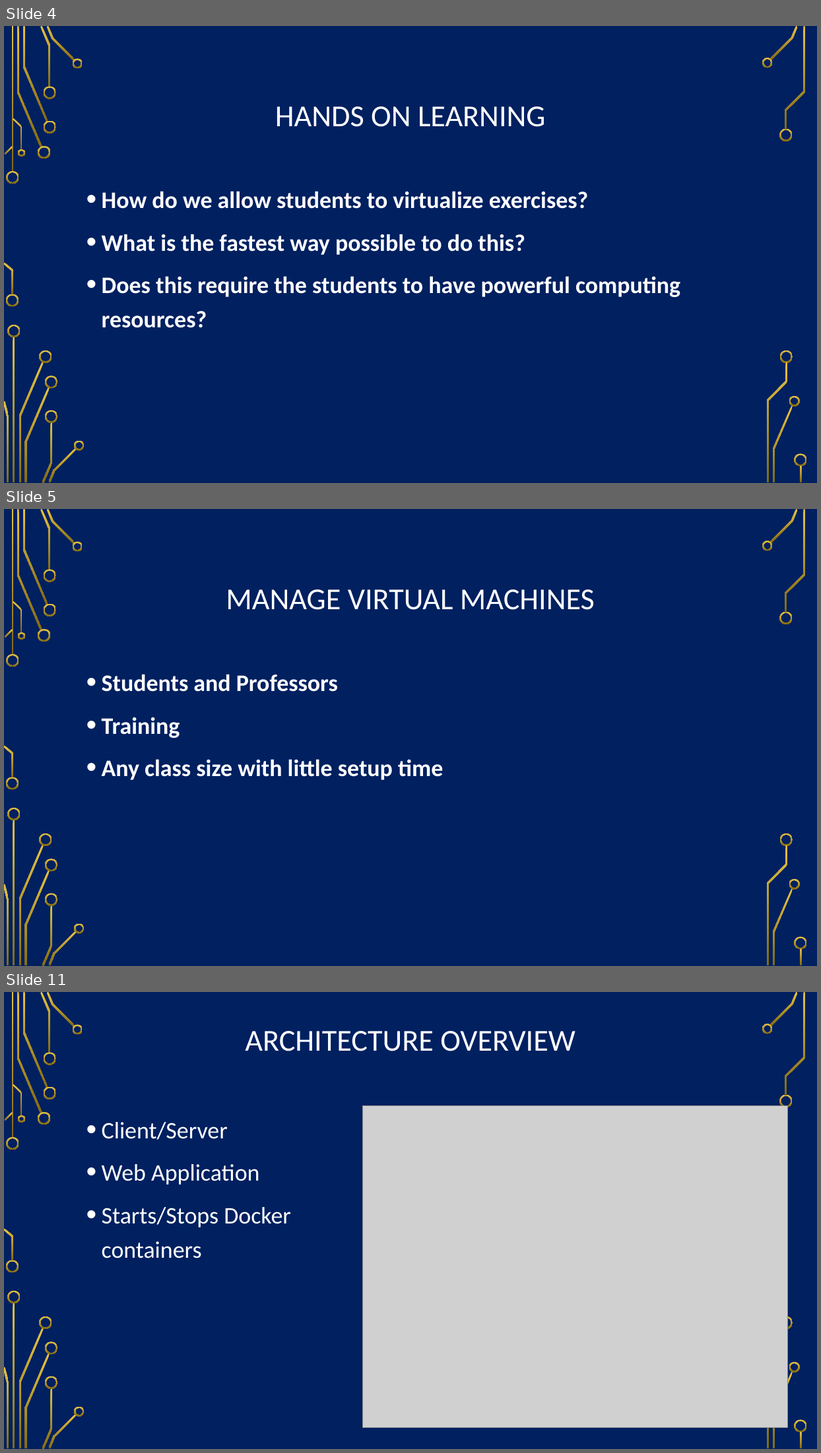
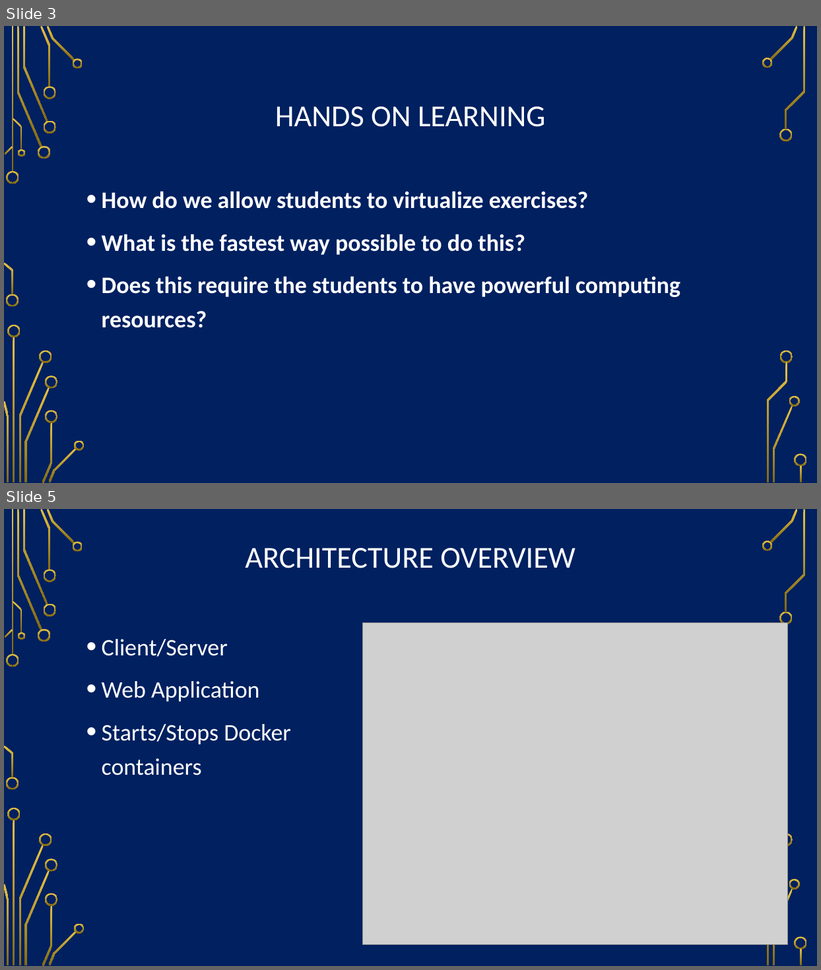
Before and after one commit to so87/Security-Lab-Manager, a slide deck: documentation/presentation.pptx. Shown one above the other, each under a label of ours: slides 4, 5 and 11 before the commit, slides 3 and 5 after it; the slides between them are not shown. The pictures are 821x1453 and 821x970 pixels, drawn with LibreOffice and Linux fonts; fonts in the diff are those of the drawing; grey boxes stand for pictures; background and template pictures are left out. Boxes give left, top, right and bottom in pixels: in the first picture for what was removed or moved away, otherwise in the second. Text is boxed around its words. In the diff, an @@ line names an element or a change of style, - is before the commit and + after.

```diff
--- a/documentation/presentation.pptx
+++ b/documentation/presentation.pptx
@@ slide 5 removed at <box>4,509,817,966</box>, background picture (left out); not listed: 36 template elements that a slide beside it also shows @@
@@ title removed at <box>226,590,595,610</box> @@
-MANAGE VIRTUAL MACHINES
@@ text removed at <box>102,674,443,780</box> @@
-• Students and Professors
-• Training
-• Any class size with little setup time
@@ what was slide 4 is now slide 3 @@
@@ what was slide 11 is now slide 5 @@
```
Also in this commit, not shown: 4 slides changed, 1 slide added, 11 other slides removed, 19 other files.
